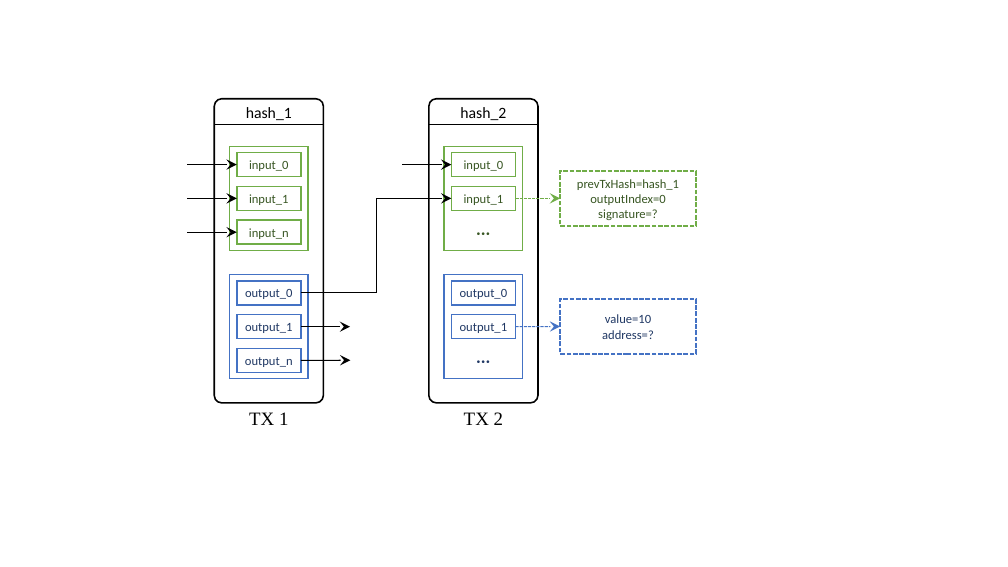
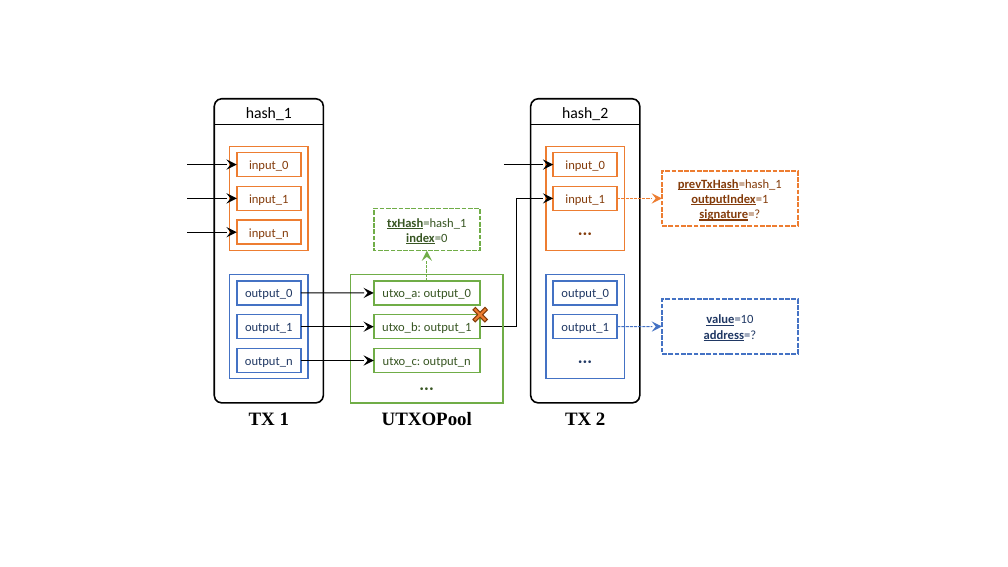
Before and after one commit to WilliamWilliamsI/BC-and-DC, a slide deck: slide 1 of Homeworks/Homework_1/H1_Proejct/docs/Images.pptx. Drawn at 1008x567 pixels with LibreOffice and Linux fonts; fonts in the diff are those of the drawing. Boxes give left, top, right and bottom in pixels: in the first picture for what was removed or moved away, otherwise in the second. Text is boxed around its words. In the diff, an @@ line names an element or a change of style, - is before the commit and + after.

```diff
--- a/Homeworks/Homework_1/H1_Proejct/docs/Images.pptx
+++ b/Homeworks/Homework_1/H1_Proejct/docs/Images.pptx
@@ rectangle at bbox=[230, 147, 309, 251]: outline #70AD47 1.5 pt to #ED7D31 1.5 pt @@
@@ rectangle at bbox=[546, 147, 625, 251]: outline #70AD47 1.5 pt to #ED7D31 1.5 pt @@
@@ rectangle "prevTxHash=hash_1" at bbox=[662, 171, 799, 226]: outline #70AD47 1.5 pt dashed to #ED7D31 1.5 pt dashed @@
@@ text in rectangle at bbox=[678, 179, 782, 221]: text colour #385723 to #843C0B, bold on, underline on in "prevTxHash=hash_1", "signature=?" @@
@@ elbow arrow moved from (301, 293) - (451, 198) to (480, 327) - (554, 198) @@
@@ text colour #385723 to #843C0B; outline #70AD47 1.5 pt to #ED7D31 1.5 pt in 5 elements at bbox=[237, 153, 301, 177], bbox=[237, 186, 301, 210], bbox=[237, 220, 301, 244], bbox=[554, 153, 618, 177], bbox=[554, 186, 618, 210] @@
@@ 4 texts, 4 rectangles, 3 arrows, 1 rounded rectangle, 1 line: place and size @@
-4 texts, 4 rectangles, 3 arrows, 1 rounded rectangle, 1 line at bbox=[402, 99, 696, 425]
+4 texts, 4 rectangles, 3 arrows, 1 rounded rectangle, 1 line at bbox=[504, 99, 799, 425]
@@ arrow (618, 198) - (662, 198): stroke #70AD47 1 pt dashed to #ED7D31 1 pt dashed @@
@@ text in rectangle at bbox=[691, 194, 768, 205]: text changed; text colour #385723 to #843C0B; bold on @@
-outputIndex=0
+outputIndex=1
@@ text "···" at bbox=[571, 217, 600, 247]: text colour #385723 to #843C0B @@
@@ rectangle "value=10" at bbox=[662, 299, 799, 354]: bold on, underline on in "value=10", "address=?" @@
@@ arrow moved from (301, 327) - (350, 327) to (301, 327) - (374, 327) @@
@@ 4 rectangles: place and size @@
-4 rectangles at bbox=[451, 153, 516, 339]
+4 rectangles at bbox=[554, 153, 618, 339]
@@ arrow moved from (301, 361) - (350, 360) to (301, 361) - (374, 361) @@
@@ group added at bbox=[301, 209, 503, 426]: 5 rectangles, 2 arrows, 2 texts, 1 plus @@
+utxo_a: output_0
+utxo_b: output_1
+utxo_c: output_n
+UTXOPool
+txHash=hash_1
+index=0
+···
@@ text "TX 1" at bbox=[249, 412, 289, 425]: bold on @@
@@ text "TX 2" at bbox=[565, 412, 605, 425]: bold on @@
```
Also in this commit, not shown: 6 other files.
